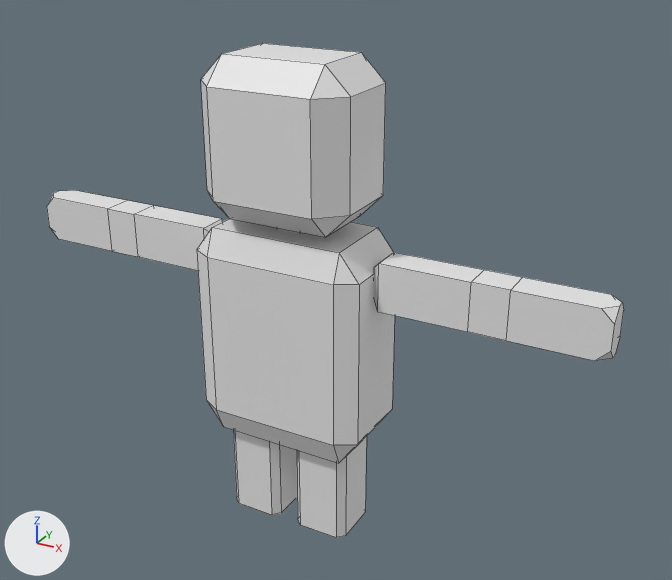
A saved change to the FBX model Assets/3DObjects/basic_enemy.fbx.
Rendered twice from a camera (50 mm lens) standing at (1.289, -2.106, 1.79) and looking at (0.096, 0.063, 0.706). Lighting does not change. The marker at lower left points along +X, +Y and +Z. Mesh edges are drawn as thin lines. Where no turn or scale is listed for an object, it has been applied to the vertices.

The first picture shows 'character'.
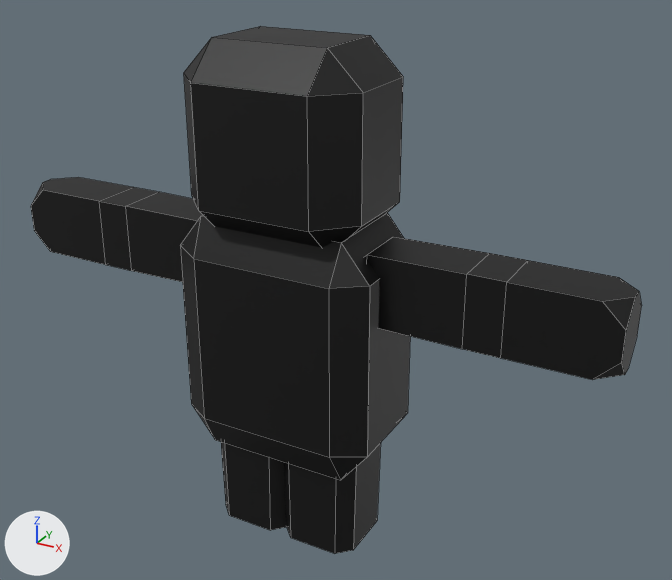
The change, as a diff of the scene's bpy script:
```diff
--- a/Assets/3DObjects/basic_enemy.fbx.py
+++ b/Assets/3DObjects/basic_enemy.fbx.py
@@ mat_material @@
+mat_material = principled_material('Material')
+mat_material.texture = img_enemy_palette_jpg
@@ me_cube_001 @@
 # verts and faces of me_cube_001; kept vertices keep their numbers, new ones are numbered from 144
-me_cube_001.from_pydata(...)  # 144 vertices, 126 faces; spans x -0.91..0.91, y -0.17..0.17, z -1.26..0.16
+me_cube_001.from_pydata(...)  # 296 vertices, 257 faces; spans x -0.94..0.94, y -0.21..0.21, z -1.29..0.2
+# me_cube_001 part 1: the loose piece of 24 vertices spanning x -0.22..0.22, y -0.17..0.17, z -0.29..0.16 is copied, and the copy is scaled about its middle by (1.15, 1.22, 1.15), in mat_material (picture img_enemy_palette_jpg); it spans x -0.27..0.27, y -0.21..0.21, z -0.33..0.2
+# me_cube_001 part 2: the loose piece of 16 vertices spanning x 0.03..0.2, y -0.09..0.09, z -1.26..-0.81 is copied, and the copy is scaled about its middle by (1.39, 1.32, 1.12), in mat_material (picture img_enemy_palette_jpg); it spans x -0.01..0.24, y -0.12..0.12, z -1.29..-0.78
+# me_cube_001 part 3: the loose piece of 16 vertices spanning x -0.2..-0.03, y -0.09..0.09, z -1.26..-0.81 is copied, and the copy is scaled about its middle by (1.39, 1.32, 1.12), in mat_material (picture img_enemy_palette_jpg); it spans x -0.24..0.01, y -0.12..0.12, z -1.29..-0.78
+# me_cube_001 part 4: a new loose piece of 28 vertices spanning x 0.22..0.94, y -0.08..0.08, z -0.53..-0.32, in mat_material (picture img_enemy_palette_jpg)
+# me_cube_001 part 5: a new loose piece of 28 vertices spanning x -0.94..-0.22, y -0.08..0.08, z -0.53..-0.32, in mat_material (picture img_enemy_palette_jpg)
+# me_cube_001 part 6: a new loose piece of 24 vertices spanning x -0.3..0.3, y -0.19..0.19, z -1.01..-0.28, in mat_material (picture img_enemy_palette_jpg)
+# me_cube_001 part 7
+delete_faces([(33, 46, 51, 40), (34, 39, 42, 36), (33, 40, 39, 34), (45, 52, 51, 46)])
+for new, old in zip([144, 145, 146], [33, 34, 46]): verts[new] = verts[old] + (0.13, 0.0, 0.0)
+for new, old in zip([147, 148, 149], [39, 40, 51]): verts[new] = verts[old] + (-0.13, 0.0, 0.0)
+verts[150] = (0.07, -0.15, -0.65)
+verts[151] = (-0.07, -0.15, -0.65)
+faces += [(33, 46, 146, 151, 144), (34, 145, 147, 39, 42, 36), (39, 147, 148, 40), (45, 52, 51, 149, 146, 46), (33, 144, 145, 34), (144, 148, 147, 145)]
+faces += [(40, 148, 150, 149, 51), (146, 149, 150, 151), (144, 151, 150, 148)]
+# me_cube_001 part 8
+for i in [104, 107, 108, 111]: verts[i] += (0.1, 0.0, 0.0)
+# me_cube_001 part 9
+for i in [112, 115, 116, 119]: verts[i] += (-0.1, 0.0, 0.0)
+# me_cube_001 part 10: 122 faces spanning x -0.91..0.91, y -0.17..0.17, z -1.26..0.16 switch from no material to mat_material (picture img_enemy_palette_jpg)
```

Location of each change, [x1, y1, x2, y2] in pixels of the pictures (672 x 580 px; the box of a moved part takes in the faces that stretch with it):
'character', reshaped (7% taller)
    before: [47, 43, 624, 537]
    after: [31, 26, 642, 554]
part 1 of me_cube_001, added (black)
    after: [184, 26, 403, 248]
part 2 of me_cube_001, added (black)
    after: [284, 443, 381, 554]
part 3 of me_cube_001, added (black)
    after: [221, 442, 287, 530]
part 4 of me_cube_001, added (black)
    after: [366, 237, 642, 380]
part 5 of me_cube_001, added (black)
    after: [31, 177, 203, 282]
part 6 of me_cube_001, added (black)
    after: [180, 213, 410, 480]
part 7 of me_cube_001, built on
    before: [207, 219, 377, 463]
part 8 of me_cube_001, moved or reshaped (not visible afterwards)
    before: [468, 270, 622, 361]
part 9 of me_cube_001, moved or reshaped (not visible afterwards)
    before: [47, 190, 153, 257]
part 10 of me_cube_001, recoloured
    before: [48, 43, 624, 537]
